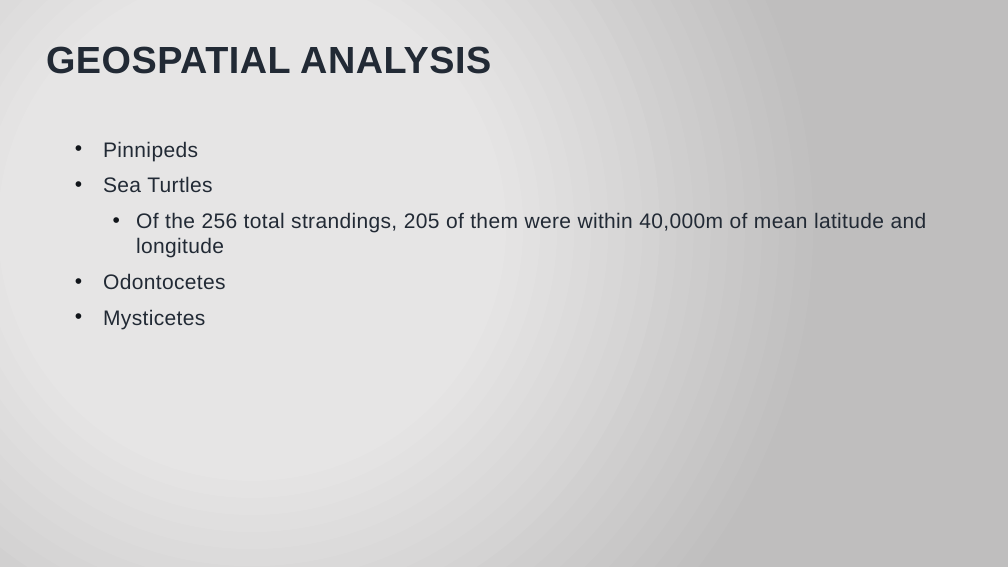
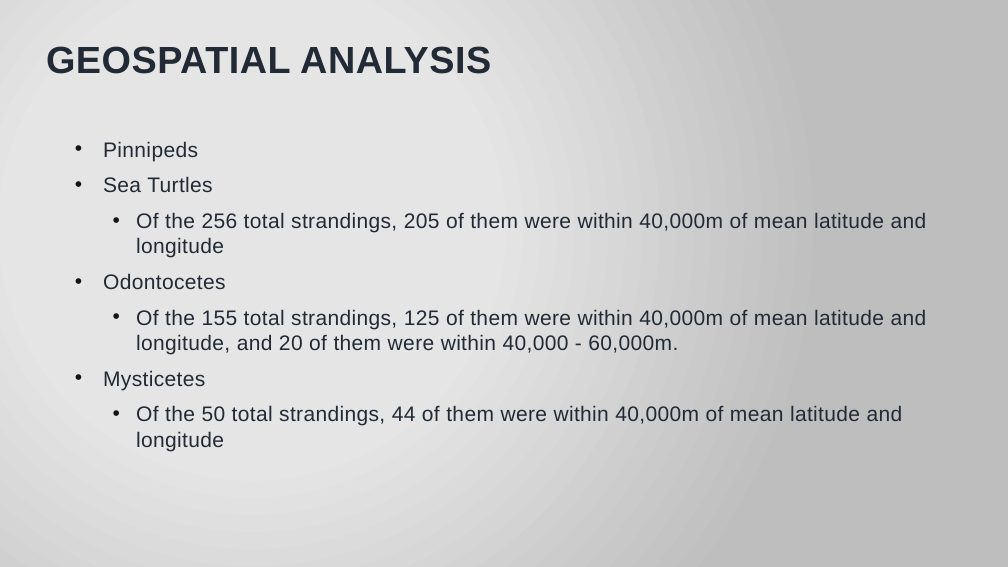
Before and after one commit to jmeza32/MezaFidalgo_Ozog_Pepper_ENV872_EDA_FinalProject, a slide deck: slide 10 of Output/Stranding Data Analysis.pptx. Drawn at 1008x567 pixels with LibreOffice and Linux fonts; fonts in the diff are those of the drawing; background and template pictures are left out. Boxes give left, top, right and bottom in pixels: in the first picture for what was removed or moved away, otherwise in the second. Text is boxed around its words. In the diff, an @@ line names an element or a change of style, - is before the commit and + after.

Commit message:
britney adding analysis stuff

```diff
--- a/Output/Stranding Data Analysis.pptx
+++ b/Output/Stranding Data Analysis.pptx
@@ text at (x1=136, y1=309, x2=927, y2=354): paragraph added @@
+  • Of the 155 total strandings, 125 of them were within 40,000m of mean latitude and longitude, and 20 of them were within 40,000 - 60,000m.
@@ text at (x1=136, y1=405, x2=903, y2=451): paragraph added @@
+  • Of the 50 total strandings, 44 of them were within 40,000m of mean latitude and longitude
```
Also in this commit, not shown: 1 other slide changed.
